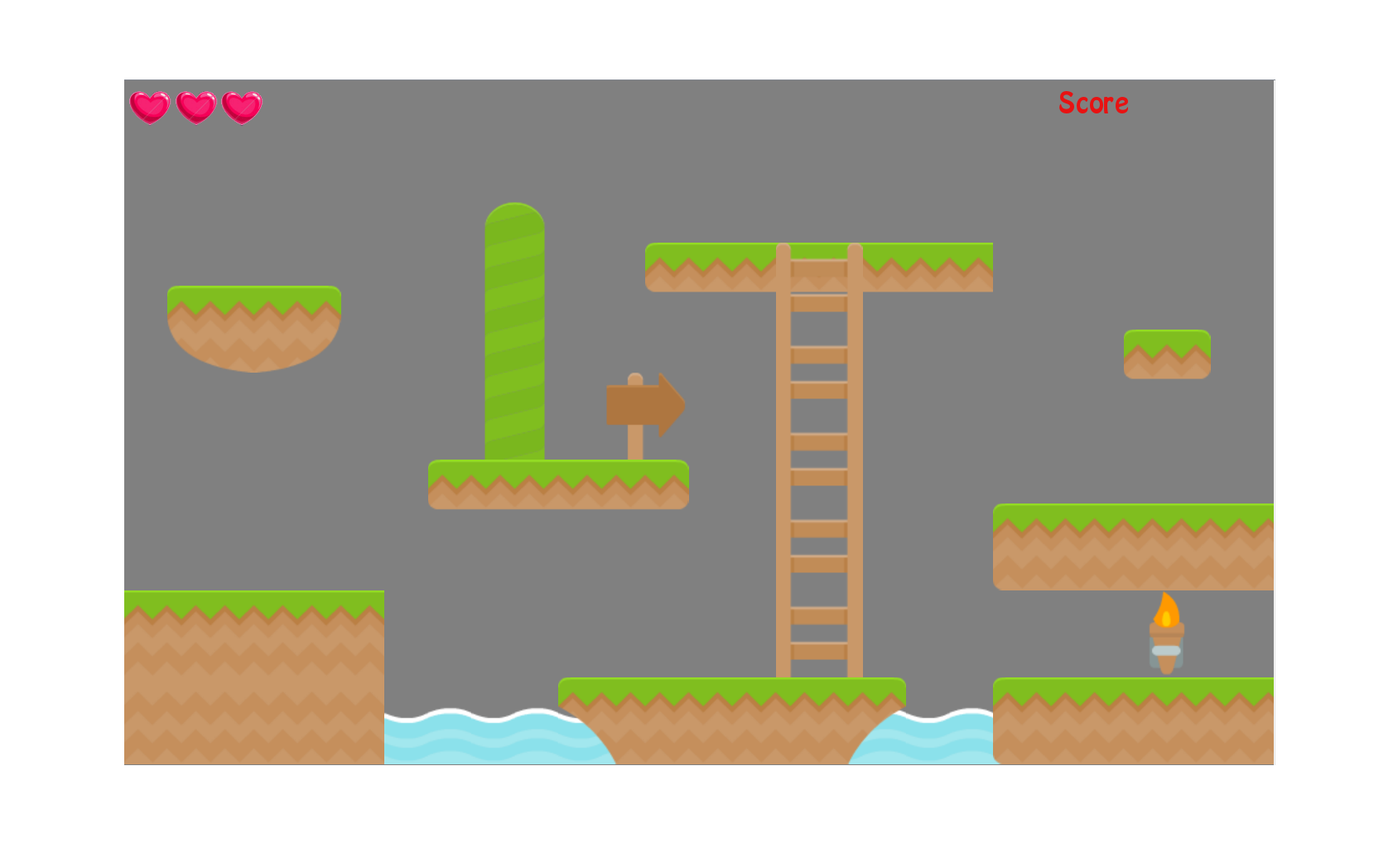
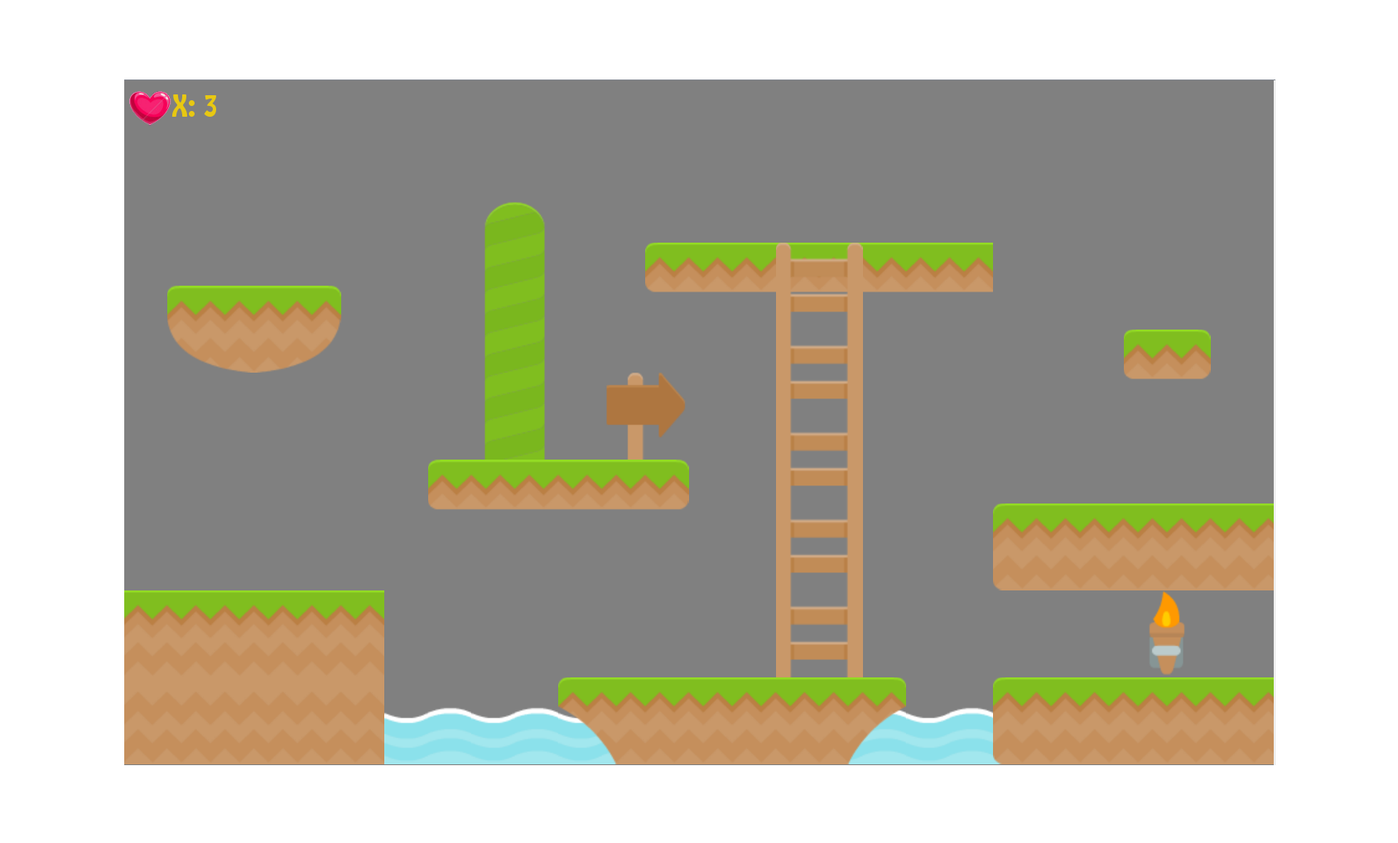
Comparing the layer stacks of the two 1398px x 843px images. Changes:
renamed "Score" to "X: 3", painted on it over [171, 91, 1129, 117]
painted on "UI" over [175, 91, 264, 126]
